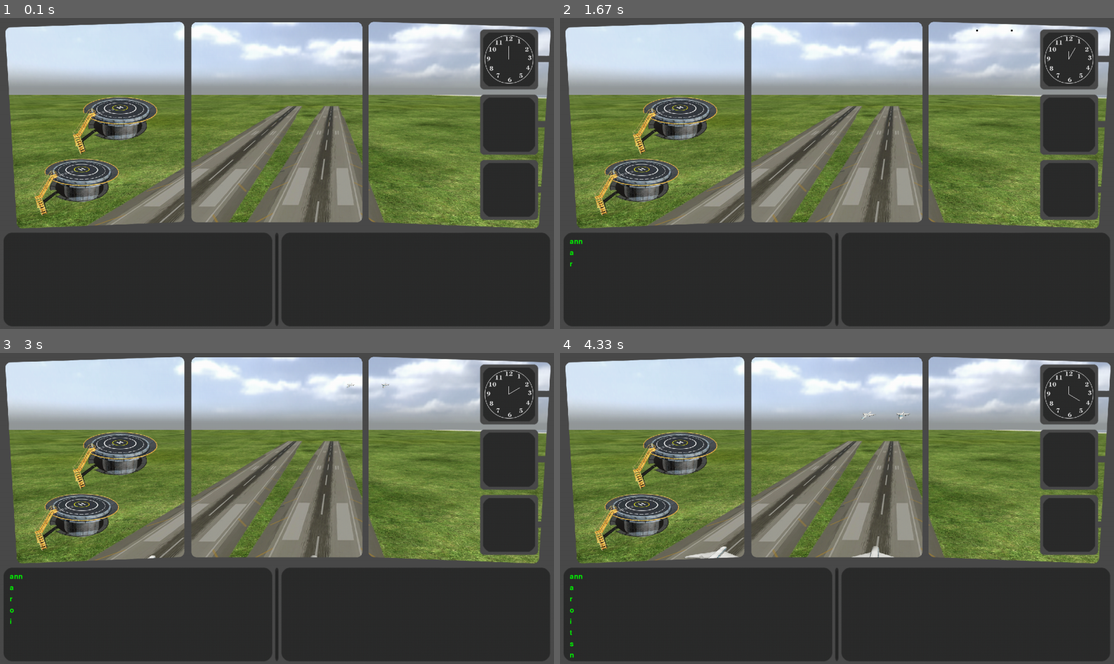
Above: before the commit, frames 1-4 (two rows, left to right).
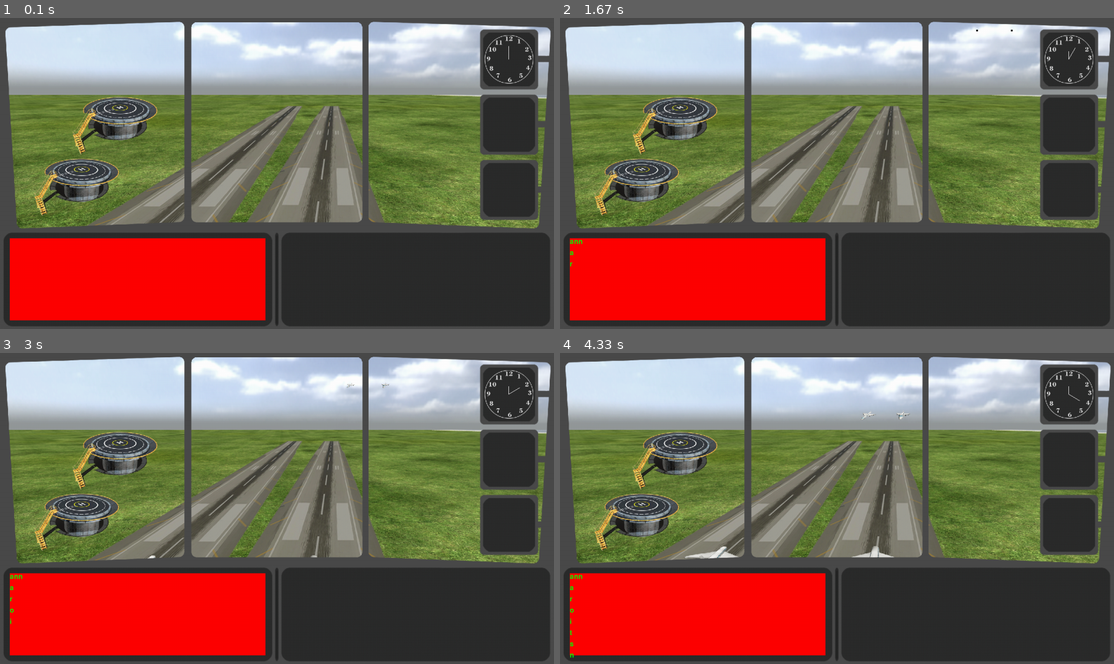
Above: after the commit, the same moments.

Repository: Calrission/AirportDispatcherPygame
Game: pygame game, started from main.py
Same seed, same stepped clock (60 frames per second), same inputs: the game is played once before the commit and once after it.
Inputs:
- Up to frame 1 (0.1 s): no input
- Up to frame 2 (1.67 s): type "ann" at 0.33 s; tap Enter at 0.67, 1.02, 1.57 s; type "a" at 0.88 s; type "r" at 1.43 s
- Up to frame 3 (3 s): type "o" at 1.98 s; tap Enter at 2.12, 2.67 s; type "i" at 2.53 s
- Up to frame 4 (4.33 s): type "t" at 3.08 s; tap Enter at 3.22, 3.77, 4.32 s; type "s" at 3.63 s; type "n" at 4.18 s

The runs differ from the first frame. In frame 1, 12% of the frame differs, in the area x 1-48%, y 70-98%; in frame 2, 12%; in frame 3, 12%; in frame 4, 12%.

Commit message:
fix render text

Diff:
--- a/MultiLineText.py
+++ b/MultiLineText.py
@@ -47,14 +47,25 @@
             screen.blit(s, (self.x, self.y + (height_text + 10) * i))
 
     def __generate_line_surfaces(self, line: str) -> list[Surface]:
-        line_surface = self.__create_text_surface(line)
-        count_surface = math.ceil(line_surface.get_rect().width / self.w)
-        if count_surface <= 1:
-            return [line_surface]
         surfaces = []
-        sim_w = line_surface.get_rect().width // len(line)
-        max_sim_line = self.w // sim_w
-        for i in range(count_surface):
-            text = line[i * max_sim_line: i * max_sim_line + max_sim_line]
-            surfaces.append(self.__create_text_surface(text))
+        now_surface = None
+        now_text = ""
+        while len(line) != 0:
+            if now_surface is None:
+                now_surface = self.__create_text_surface(line[0])
+                now_text = line[0]
+                line = line[1:]
+            else:
+                sim_w = self.font.size(line[0])[0]
+                if now_surface.get_rect().width + sim_w > self.w:
+                    surfaces.append(now_surface)
+                    now_text = ""
+                    now_surface = None
+                else:
+                    now_text += line[0]
+                    now_surface = self.__create_text_surface(now_text)
+                    line = line[1:]
+        if now_text != "" and now_surface is not None:
+            surfaces.append(now_surface)
+
         return surfaces
--- a/main.py
+++ b/main.py
@@ -56,6 +56,7 @@
 
         clock.tick(fps)
         smart_screen.refresh()
+        smart_screen.screen.fill("red", terminal.rect)
         terminal.refresh(smart_screen.screen)
         pygame.display.flip()
 
